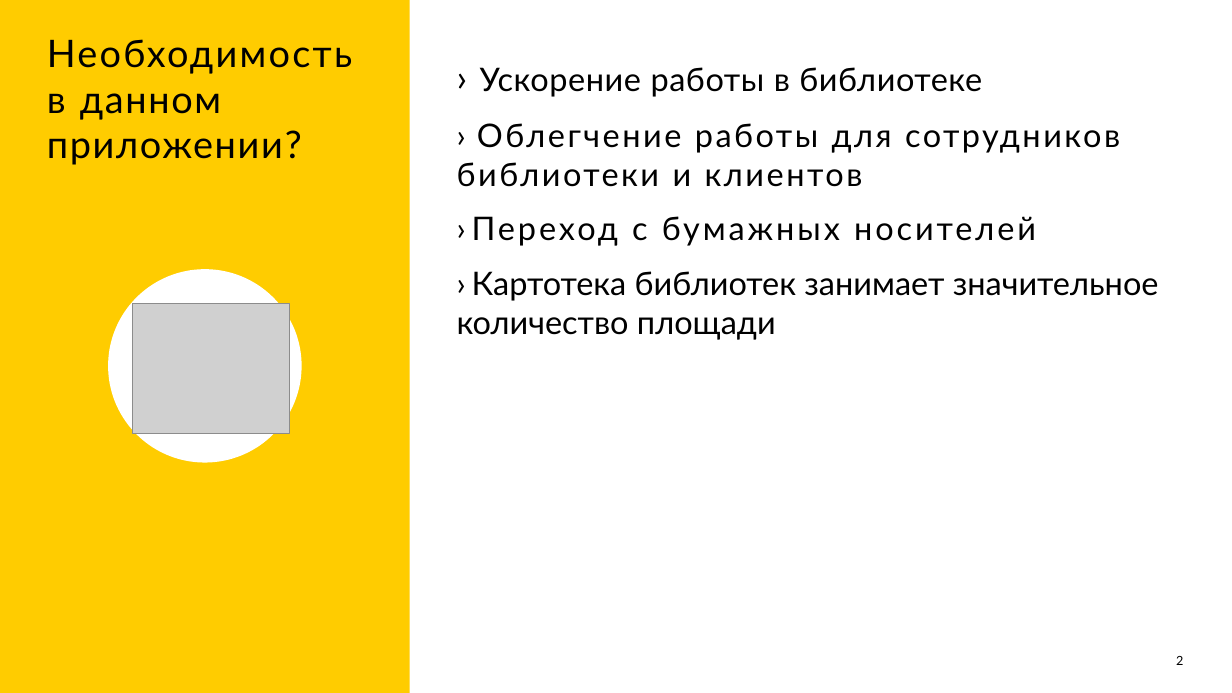
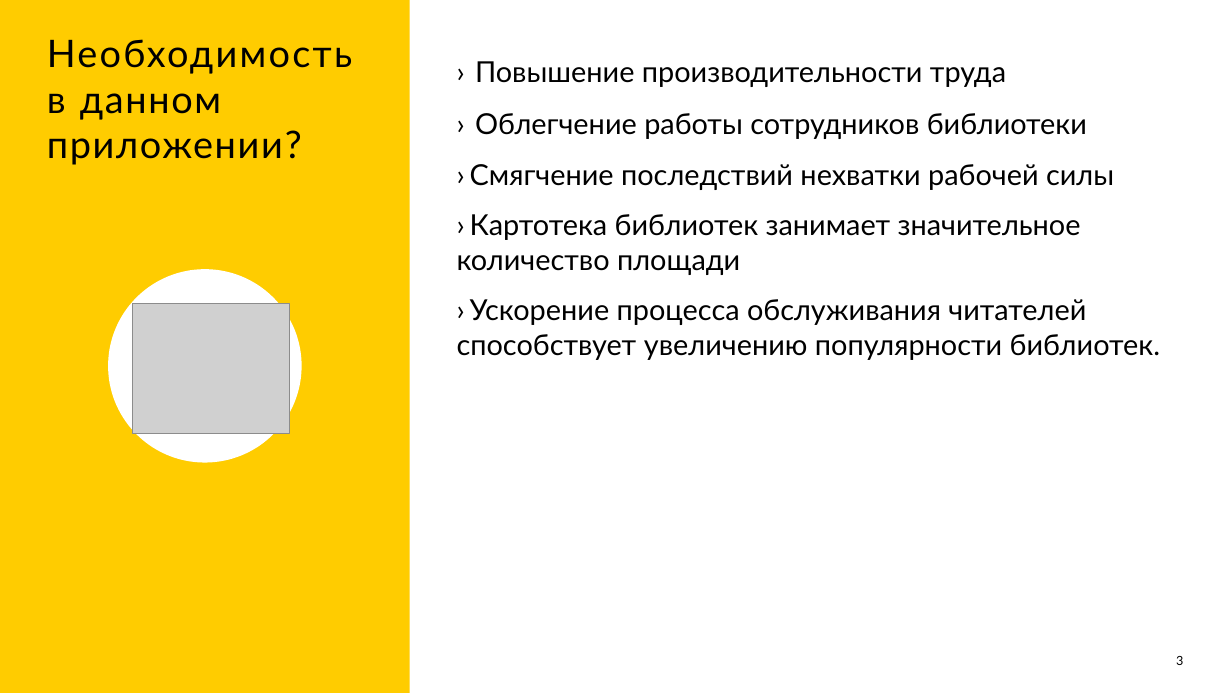
Before and after one commit to aikarimovvw/Library_System-QtProject, a slide deck: slide 3 of Documentation/Презентация SyrezLib.pptx (slide 2 before the commit). Drawn at 1232x693 pixels with LibreOffice and Linux fonts; fonts in the diff are those of the drawing; grey boxes stand for pictures. Boxes give left, top, right and bottom in pixels: in the first picture for what was removed or moved away, otherwise in the second. Text is boxed around its words. In the diff, an @@ line names an element or a change of style, - is before the commit and + after.

```diff
--- a/Documentation/Презентация SyrezLib.pptx
+++ b/Documentation/Презентация SyrezLib.pptx
@@ text at [470,61,1114,190]: text changed; size 36 to 32 pt @@
-› Ускорение работы в библиотеке
-› Облегчение работы для сотрудников библиотеки и клиентов
-› Переход с бумажных носителей
+› Повышение производительности труда
+› Облегчение работы сотрудников библиотеки
+› Смягчение последствий нехватки рабочей силы
@@ text at [457,214,1081,275]: size 36 to 32 pt in "› Картотека библиотек занимает значительное количество площа ..." @@
@@ text at [457,299,1160,360]: paragraph added @@
+› Ускорение процесса обслуживания читателей способствует увеличению популярности библиотек.
@@ page number at [1176,656,1183,665]: text changed @@
-2
+3
```
Also in this commit, not shown: 4 other slides changed.
